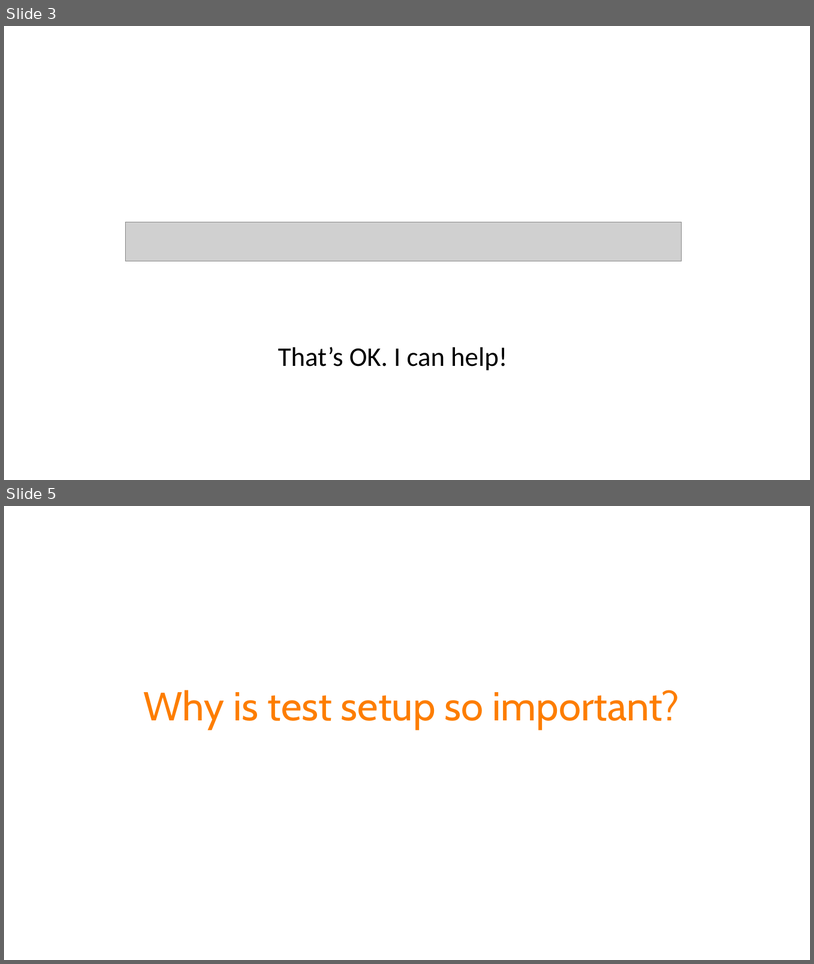
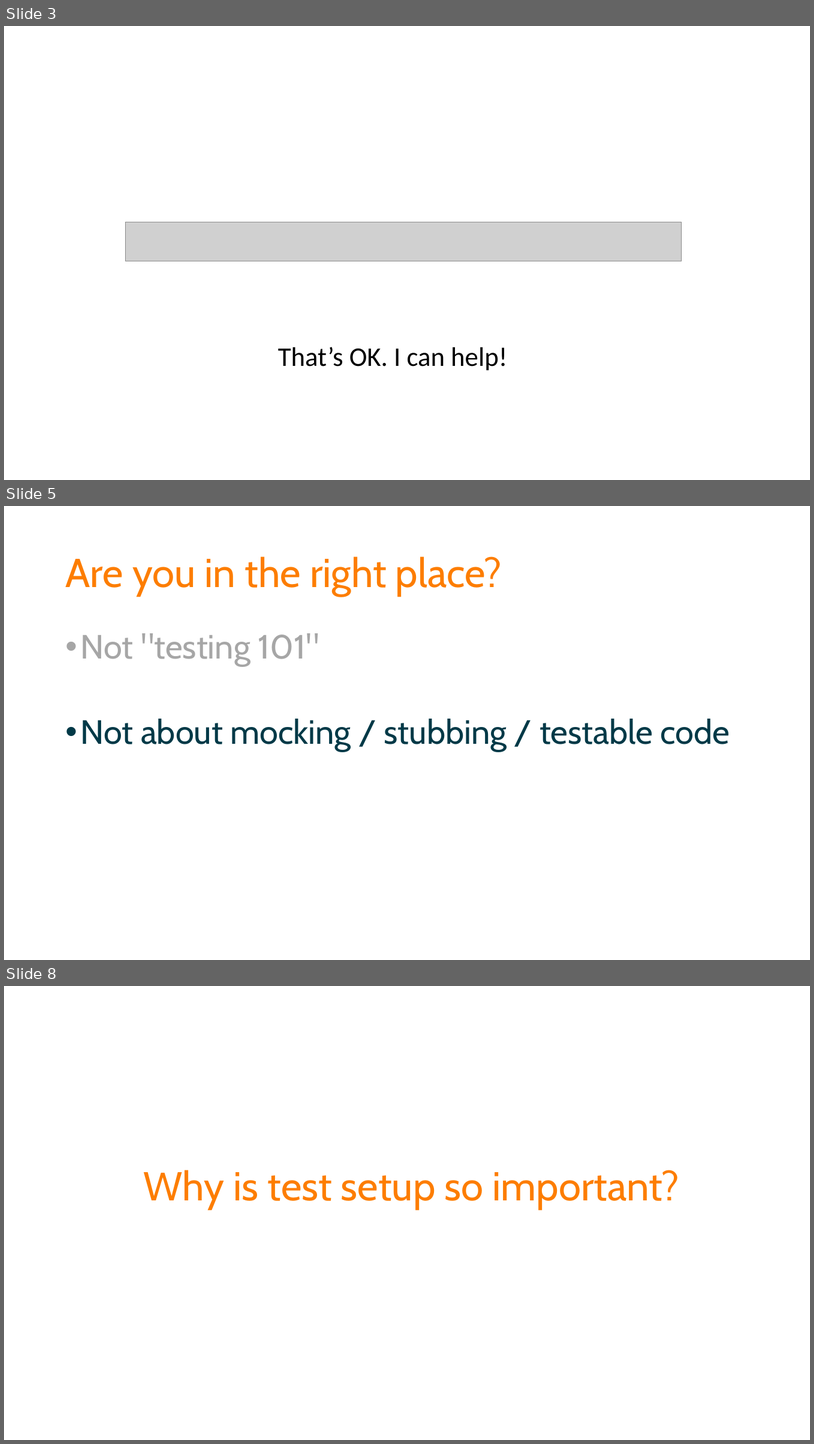
Before and after one commit to spetryjohnson/Talk-Patterns_of_Effective_Test_Setup, a slide deck: POETS - CodeMash 2017.pptx. Shown one above the other, each under a label of ours: slides 3 and 5 before the commit, slides 3, 5 and 8 after it; the slides between them are not shown. The pictures are 814x964 and 814x1444 pixels, drawn with LibreOffice and Linux fonts; fonts in the diff are those of the drawing; grey boxes stand for pictures. Boxes give left, top, right and bottom in pixels: in the first picture for what was removed or moved away, otherwise in the second. Text is boxed around its words. In the diff, an @@ line names an element or a change of style, - is before the commit and + after.

```diff
--- a/POETS - CodeMash 2017.pptx
+++ b/POETS - CodeMash 2017.pptx
@@ slide 5 added at box(4, 506, 810, 960), background #FFFFFF @@
@@ title added at box(65, 556, 502, 596), 48 pt, text #FD7D00 @@
+Are you in the right place?
@@ text added at box(81, 633, 729, 751), 40 pt, text #013947 @@
+• Not "testing 101"
+• Not about mocking / stubbing / testable code
@@ what was slide 5 is now slide 8 @@
```
Also in this commit, not shown: 3 slides changed, 2 other slides added, 1 other file.
